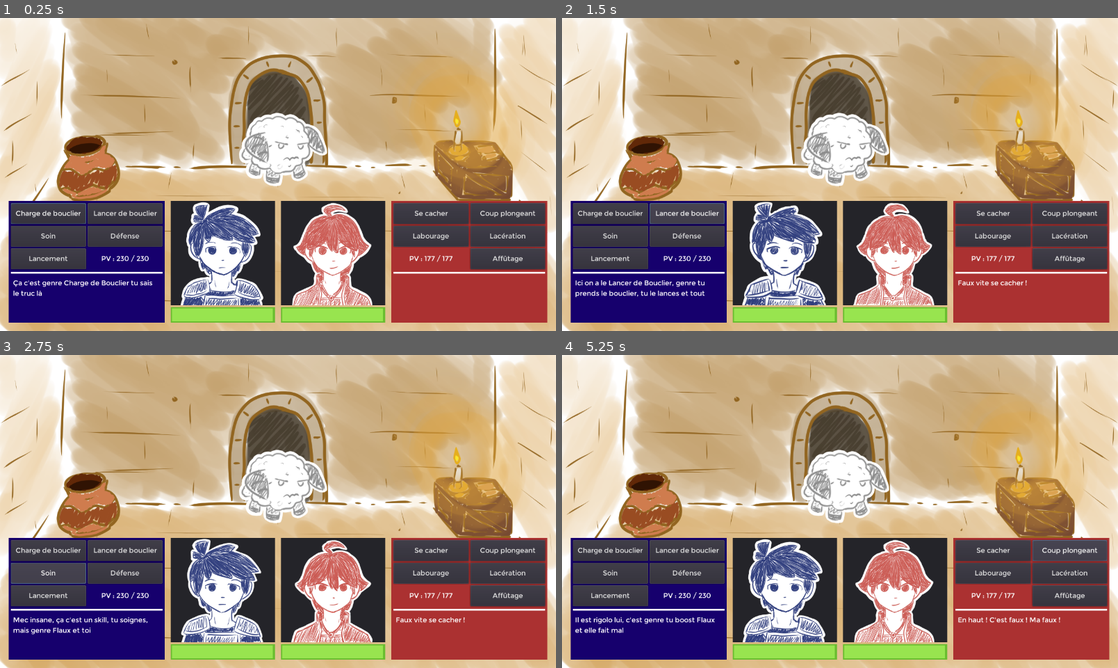
Above: before the commit, frames 1-4 (two rows, left to right).
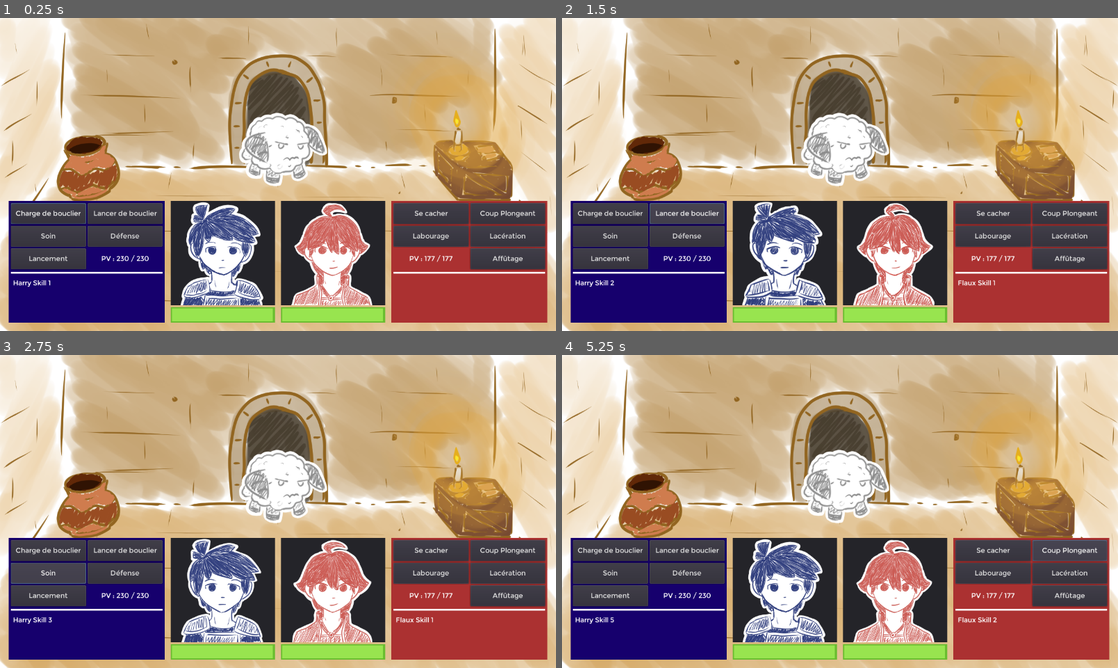
Above: after the commit, the same moments.

Repository: Floflosera/DuoDonjon
Game: Godot game, scene res://Scenes/Combat2.tscn
Same seed, same stepped clock (60 frames per second), same inputs: the game is played once before the commit and once after it.
Inputs:
- Up to frame 1 (0.25 s): no input
- Up to frame 2 (1.5 s): click "Charge de bouclier" at 0.5 s; click "Lancer de bouclier" at 1.25 s
- Up to frame 3 (2.75 s): click "Soin" at 2 s
- Up to frame 4 (5.25 s): click "Défense" at 2.75 s; click "Lancement" at 3.5 s; click "Se cacher" at 4.25 s; click "Coup plongeant" (after the commit: "Coup Plongeant") at 5 s

The runs differ from the first frame. In frame 1, 1.6% of the frame differs, in the area x 2-91%, y 59-92%; in frame 2, 1.8%; in frame 3, 1.8%; in frame 4, 1.8%.

Commit message:
DuoDonjon 0.11bis

Diff:
--- a/Scenes/Combat2.gd
+++ b/Scenes/Combat2.gd
@@ -12,6 +12,7 @@
 
 func _ready():
 	ordreTour()
+	$GeneralInterface.load_skills()
 
 	#$DialogueInterface.visible = true
 	#$DialogueInterface.dialogueTest() #Permet de lancer un dialogue, ici le Test, celui pour tester (incroyable)
--- a/Scenes/DialogueInterface.gd
+++ b/Scenes/DialogueInterface.gd
@@ -21,7 +21,6 @@
 var current = 0
 
 func start_dialogue():
-	emit_signal("dialogue_started")
 	current = 0
 	index_dialogue()
 	dialogue_textHarry = dialogue_keys[current].textHarry
@@ -32,9 +31,6 @@
 
 func next_dialogue():
 	current += 1
-	#if current == dialogue_keys.size():
-	#	emit_signal("dialogueFini")
-	#	return
 	dialogue_textHarry = dialogue_keys[current].textHarry
 	dialogue_spHarry = int(dialogue_keys[current].spHarry)
 	dialogue_textFlaux = dialogue_keys[current].textFlaux
@@ -80,11 +76,17 @@
 		$HBoxContainer/HarryDia.modifDia(tempTextH)
 		$TimerDia.start()
 		yield($TimerDia,"timeout")
+		if Input.is_action_pressed("ui_select"):
+			$HBoxContainer/HarryDia.modifDia(textHarry)
+			break
 	for c in textFlaux:
 		tempTextF += c
 		$HBoxContainer/FlauxDia.modifDia(tempTextF)
 		$TimerDia.start()
 		yield($TimerDia,"timeout")
+		if Input.is_action_pressed("ui_select"):
+			$HBoxContainer/FlauxDia.modifDia(textFlaux)
+			break
 	confirmation.grab_focus()
 
 
--- a/Scenes/Flaux.tscn
+++ b/Scenes/Flaux.tscn
@@ -29,35 +29,35 @@
 
 [sub_resource type="SpriteFrames" id=2]
 animations = [ {
+"frames": [ ExtResource( 20 ), ExtResource( 21 ), ExtResource( 22 ) ],
+"loop": true,
+"name": "Neutre",
+"speed": 3.0
+}, {
+"frames": [ ExtResource( 12 ), ExtResource( 13 ), ExtResource( 23 ) ],
+"loop": true,
+"name": "Inquiete",
+"speed": 3.0
+}, {
+"frames": [ ExtResource( 16 ), ExtResource( 26 ), ExtResource( 19 ) ],
+"loop": true,
+"name": "Enervee",
+"speed": 3.0
+}, {
+"frames": [ ExtResource( 25 ), ExtResource( 18 ), ExtResource( 24 ) ],
+"loop": true,
+"name": "Fatiguee",
+"speed": 3.0
+}, {
 "frames": [ ExtResource( 15 ), ExtResource( 11 ), ExtResource( 14 ) ],
 "loop": true,
 "name": "KO",
-"speed": 3.0
-}, {
-"frames": [ ExtResource( 20 ), ExtResource( 21 ), ExtResource( 22 ) ],
-"loop": true,
-"name": "Neutre",
 "speed": 3.0
 }, {
 "frames": [ ExtResource( 5 ), ExtResource( 9 ), ExtResource( 7 ), ExtResource( 8 ), ExtResource( 10 ), ExtResource( 17 ) ],
 "loop": false,
 "name": "Blessee",
 "speed": 6.0
-}, {
-"frames": [ ExtResource( 12 ), ExtResource( 13 ), ExtResource( 23 ) ],
-"loop": true,
-"name": "Inquiete",
-"speed": 3.0
-}, {
-"frames": [ ExtResource( 16 ), ExtResource( 26 ), ExtResource( 19 ) ],
-"loop": true,
-"name": "Enervee",
-"speed": 3.0
-}, {
-"frames": [ ExtResource( 25 ), ExtResource( 18 ), ExtResource( 24 ) ],
-"loop": true,
-"name": "Fatiguee",
-"speed": 3.0
 } ]
 
 [sub_resource type="StyleBoxEmpty" id=1]
@@ -93,7 +93,7 @@
 position = Vector2( 120, 120 )
 frames = SubResource( 2 )
 animation = "Neutre"
-frame = 1
+frame = 2
 playing = true
 
 [node name="FlauxLifeBar" type="TextureProgress" parent="FlauxPortrait/VBoxContainer"]
--- a/Scenes/GeneralInterface.gd
+++ b/Scenes/GeneralInterface.gd
@@ -2,18 +2,31 @@
 
 signal choixTourFini
 
+onready var fr = true
+onready var en = false
+
 #Tous les boutons de skills d'Harry sont stockés dans une variable pour agir sur leur focus plus tard
 onready var skillsHarryChargeBouclier = get_node("HBoxContainer/Harry/HarryMenu/Background/Menu/VBoxContainer/GridContainer/SkillChargeBouclier")
+var chargeBouclierDesc
 onready var skillsHarryLancerBouclier = get_node("HBoxContainer/Harry/HarryMenu/Background/Menu/VBoxContainer/GridContainer/SkillLancerBouclier")
+var lancerBouclierDesc
 onready var skillsHarrySoin = get_node("HBoxContainer/Harry/HarryMenu/Background/Menu/VBoxContainer/GridContainer/SkillSoin")
+var soinDesc
 onready var skillsHarryDefense = get_node("HBoxContainer/Harry/HarryMenu/Background/Menu/VBoxContainer/GridContainer/SkillDefense")
+var defenseDesc
 onready var skillsHarryLancement = get_node("HBoxContainer/Harry/HarryMenu/Background/Menu/VBoxContainer/GridContainer/SkillLancement")
+var lancementDesc
 #De même, les boutons de skills de Flaux dans une variable pour agir sur leur focus plus tard
 onready var skillsFlauxSeCacher = get_node("HBoxContainer/Flaux/FlauxMenu/Background/Menu/VBoxContainer/GridContainer/SkillSeCacher")
+var seCacherDesc
 onready var skillsFlauxCoupPlongeant = get_node("HBoxContainer/Flaux/FlauxMenu/Background/Menu/VBoxContainer/GridContainer/SkillCoupPlongeant")
+var coupPlongeantDesc
 onready var skillsFlauxLabourage = get_node("HBoxContainer/Flaux/FlauxMenu/Background/Menu/VBoxContainer/GridContainer/SkillLabourage")
+var labourageDesc
 onready var skillsFlauxLaceration = get_node("HBoxContainer/Flaux/FlauxMenu/Background/Menu/VBoxContainer/GridContainer/SkillLaceration")
+var lacerationDesc
 onready var skillsFlauxAffutage = get_node("HBoxContainer/Flaux/FlauxMenu/Background/Menu/VBoxContainer/GridContainer/SkillAffutage")
+var affutageDesc
 
 #Fonction qui se lance automatiquement à l'apparition de GeneralInterface
 func _ready():
@@ -54,26 +67,26 @@
 func _process(delta):
 	#En fonction d'où se situe le focus, on affiche un texte différent dans la description du personnage concerné
 	if(skillsHarryChargeBouclier.has_focus()):
-		$HBoxContainer/Harry.modifDesc("Ça c'est genre Charge de Bouclier tu sais le truc là")
+		$HBoxContainer/Harry.modifDesc(chargeBouclierDesc)
 	if(skillsHarryLancerBouclier.has_focus()):
-		$HBoxContainer/Harry.modifDesc("Ici on a le Lancer de Bouclier, genre tu prends le bouclier, tu le lances et tout")
+		$HBoxContainer/Harry.modifDesc(lancerBouclierDesc)
 	if(skillsHarrySoin.has_focus()):
-		$HBoxContainer/Harry.modifDesc("Mec insane, ça c'est un skill, tu soignes, mais genre Flaux et toi")
+		$HBoxContainer/Harry.modifDesc(soinDesc)
 	if(skillsHarryDefense.has_focus()):
-		$HBoxContainer/Harry.modifDesc("Alors là c'est autre chose, tu mets ton bouclier devant toi et tu prends moins de dégâts")
+		$HBoxContainer/Harry.modifDesc(defenseDesc)
 	if(skillsHarryLancement.has_focus()):
-		$HBoxContainer/Harry.modifDesc("Il est rigolo lui, c'est genre tu boost Flaux et elle fait mal")
+		$HBoxContainer/Harry.modifDesc(lancementDesc)
 
 	if(skillsFlauxSeCacher.has_focus()):
-		$HBoxContainer/Flaux.modifDesc("Faux vite se cacher !")
+		$HBoxContainer/Flaux.modifDesc(seCacherDesc)
 	if(skillsFlauxCoupPlongeant.has_focus()):
-		$HBoxContainer/Flaux.modifDesc("En haut ! C'est faux ! Ma faux !")
+		$HBoxContainer/Flaux.modifDesc(coupPlongeantDesc)
 	if(skillsFlauxLabourage.has_focus()):
-		$HBoxContainer/Flaux.modifDesc("Tu vas voir ce que ça fait d'être fauché !")
+		$HBoxContainer/Flaux.modifDesc(labourageDesc)
 	if(skillsFlauxLaceration.has_focus()):
-		$HBoxContainer/Flaux.modifDesc("Vrai ou faux ? Ma vrai faux va vraiment de faucher. Faux pas vraiment réfléchir.")
+		$HBoxContainer/Flaux.modifDesc(lacerationDesc)
 	if(skillsFlauxAffutage.has_focus()):
-		$HBoxContainer/Flaux.modifDesc("Faux vraiment que je prenne soin de ma Flaux, euh Faux, faut vraiment du coup...")
+		$HBoxContainer/Flaux.modifDesc(affutageDesc)
 
 #Fonction reliée au signal "butPressed" d'Harry, elle s'active lorsqu'un bouton d'Harry est pressé
 func _on_Harry_butPressed():
@@ -92,3 +105,77 @@
 	#$HBoxContainer/Flaux.degatsPris(300)
 	#choixTour() #permet de tester plusieurs choix de tour d'affiler
 	pass
+
+export(String, FILE, "*.json") var skill_file
+var skills_keys = []
+var skills_name = ""
+var skills_desc = ""
+var current = 0
+
+const skill_fileFR = "res://text/FR/Skills.json"
+const skill_fileEN = "res://text/EN/Skills.json"
+
+func start_skills():
+	current = 0
+	index_skills()
+	skills_name = skills_keys[current].nameSkill
+	skills_desc = skills_keys[current].descSkill
+
+
+func next_skills():
+	current += 1
+	skills_name = skills_keys[current].nameSkill
+	skills_desc = skills_keys[current].descSkill
+
+
+func index_skills():
+	var skills = load_fileSkills(skill_file)
+	skills_keys.clear()
+	for key in skills:
+		skills_keys.append(skills[key])
+
+
+func load_fileSkills(file_path):
+	var file = File.new()
+	if file.file_exists(file_path):
+		file.open(file_path, file.READ)
+		var skills = parse_json(file.get_as_text())
+		return skills
+
+func load_skills():
+	if(fr):
+		skill_file = skill_fileFR
+	elif(en):
+		skill_file = skill_fileEN
+	load_fileSkills(skill_file)
+	start_skills()
+	skillsHarryChargeBouclier.set_text(skills_name)
+	chargeBouclierDesc = skills_desc
+	next_skills()
+	skillsHarryLancerBouclier.set_text(skills_name)
+	lancerBouclierDesc = skills_desc
+	next_skills()
+	skillsHarrySoin.set_text(skills_name)
+	soinDesc = skills_desc
+	next_skills()
+	skillsHarryDefense.set_text(skills_name)
+	defenseDesc = skills_desc
+	next_skills()
+	skillsHarryLancement.set_text(skills_name)
+	lancementDesc = skills_desc
+
+	next_skills()
+	skillsFlauxSeCacher.set_text(skills_name)
+	seCacherDesc = skills_desc
+	next_skills()
+	skillsFlauxCoupPlongeant.set_text(skills_name)
+	coupPlongeantDesc = skills_desc
+	next_skills()
+	skillsFlauxLabourage.set_text(skills_name)
+	labourageDesc = skills_desc
+	next_skills()
+	skillsFlauxLaceration.set_text(skills_name)
+	lacerationDesc = skills_desc
+	next_skills()
+	skillsFlauxAffutage.set_text(skills_name)
+	affutageDesc = skills_desc
--- /dev/null
+++ b/text/EN/Skills.json
@@ -0,0 +1,12 @@
+{
+  "skill_1" : {"nameSkill": "Shield charge", "descSkill": "Harry Skill 1"},
+  "skill_2" : {"nameSkill": "Shield throw", "descSkill": "Harry Skill 2"},
+  "skill_3" : {"nameSkill": "Heal", "descSkill": "Harry Skill 3"},
+  "skill_4" : {"nameSkill": "Defense", "descSkill": "Harry Skill 4"},
+  "skill_5" : {"nameSkill": "Launch", "descSkill": "Harry Skill 5"},
+  "skill_6" : {"nameSkill": "Hide", "descSkill": "Flaux Skill 1"},
+  "skill_7" : {"nameSkill": "Dive shot", "descSkill": "Flaux Skill 2"},
+  "skill_8" : {"nameSkill": "Plowing", "descSkill": "Flaux Skill 3"},
+  "skill_9" : {"nameSkill": "Laceration", "descSkill": "Flaux Skill 4"},
+  "skill_10" : {"nameSkill": "Sharpening", "descSkill": "Flaux Skill 5"},
+}
--- /dev/null
+++ b/text/FR/Skills.json
@@ -0,0 +1,12 @@
+{
+  "skill_1" : {"nameSkill": "Charge de bouclier", "descSkill": "Harry Skill 1"},
+  "skill_2" : {"nameSkill": "Lancer de bouclier", "descSkill": "Harry Skill 2"},
+  "skill_3" : {"nameSkill": "Soin", "descSkill": "Harry Skill 3"},
+  "skill_4" : {"nameSkill": "Défense", "descSkill": "Harry Skill 4"},
+  "skill_5" : {"nameSkill": "Lancement", "descSkill": "Harry Skill 5"},
+  "skill_6" : {"nameSkill": "Se cacher", "descSkill": "Flaux Skill 1"},
+  "skill_7" : {"nameSkill": "Coup Plongeant", "descSkill": "Flaux Skill 2"},
+  "skill_8" : {"nameSkill": "Labourage", "descSkill": "Flaux Skill 3"},
+  "skill_9" : {"nameSkill": "Lacération", "descSkill": "Flaux Skill 4"},
+  "skill_10" : {"nameSkill": "Affûtage", "descSkill": "Flaux Skill 5"},
+}
